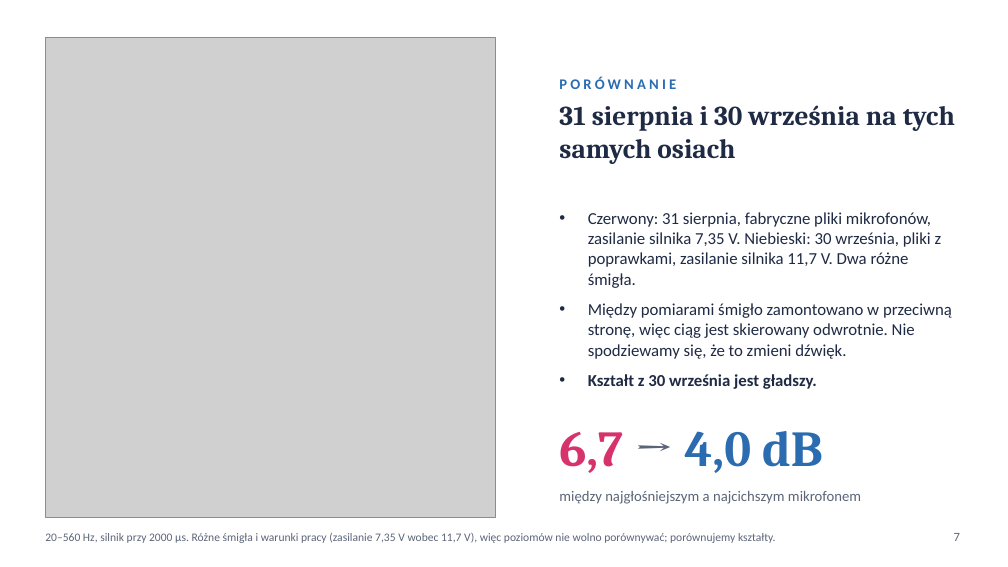
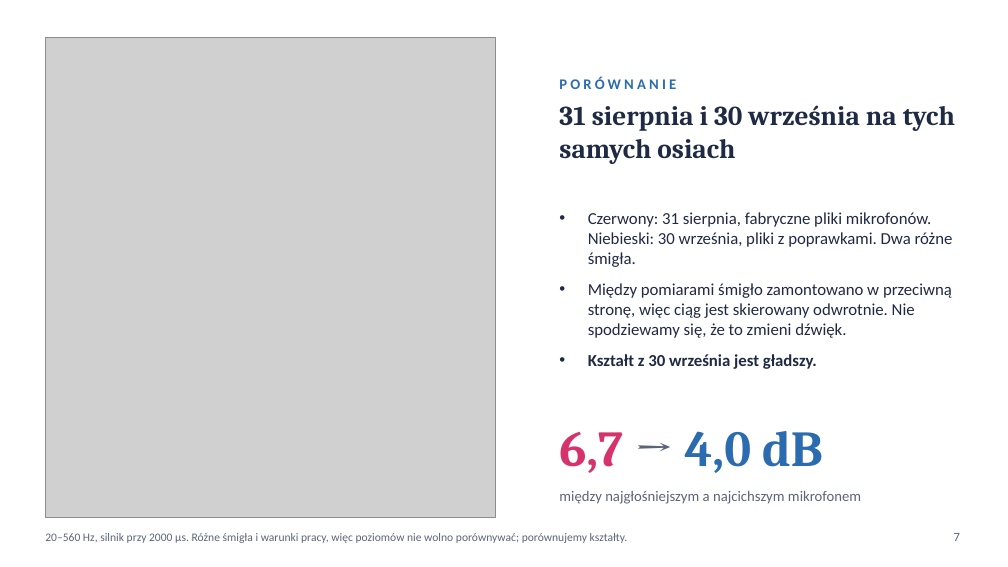
Before and after one commit to asdfgh0318/SoundVisualizer, a slide deck: slide 7 of docs/analysis/chamber-final-2026-10-01/slides/chamber-slides-pl.pptx. Drawn at 1008x567 pixels with LibreOffice and Linux fonts; fonts in the diff are those of the drawing; grey boxes stand for pictures. Boxes give left, top, right and bottom in pixels: in the first picture for what was removed or moved away, otherwise in the second. Text is boxed around its words. In the diff, an @@ line names an element or a change of style, - is before the commit and + after.

```diff
--- a/docs/analysis/chamber-final-2026-10-01/slides/chamber-slides-pl.pptx
+++ b/docs/analysis/chamber-final-2026-10-01/slides/chamber-slides-pl.pptx
@@ text at (588, 212, 953, 267): text changed @@
-• Czerwony: 31 sierpnia, fabryczne pliki mikrofonów, zasilanie silnika 7,35 V. Niebieski: 30 września, pliki z poprawkami, zasilanie silnika 11,7 V. Dwa różne śmigła.
+• Czerwony: 31 sierpnia, fabryczne pliki mikrofonów. Niebieski: 30 września, pliki z poprawkami. Dwa różne śmigła.
@@ text at (45, 533, 628, 543): text changed @@
-20–560 Hz, silnik przy 2000 µs. Różne śmigła i warunki pracy (zasilanie 7,35 V wobec 11,7 V), więc poziomów nie wolno porównywać; porównujemy kształty.
+20–560 Hz, silnik przy 2000 µs. Różne śmigła i warunki pracy, więc poziomów nie wolno porównywać; porównujemy kształty.
```
Also in this commit, not shown: 4 other files.
